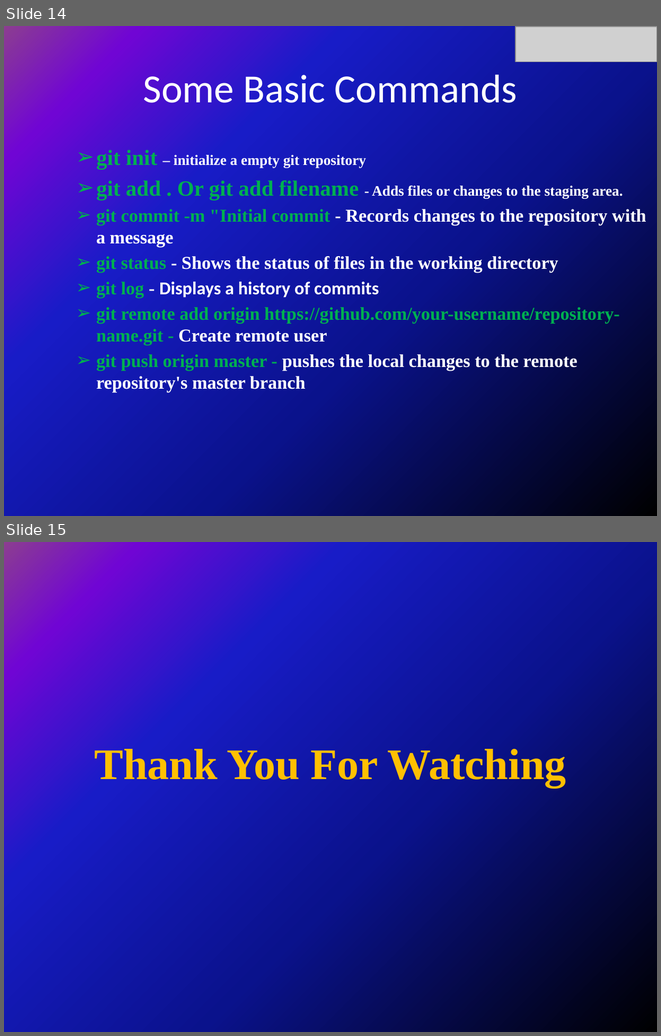
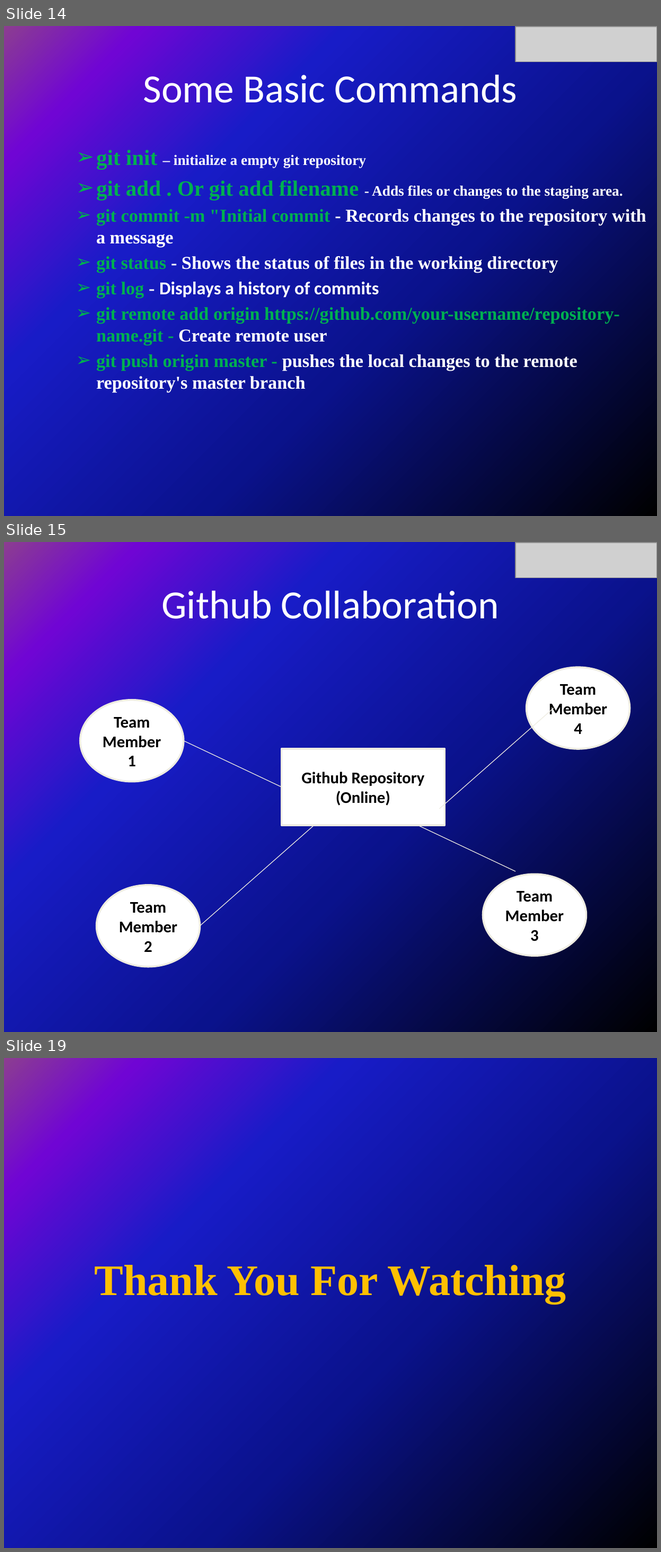
Before and after one commit to Salman13201016/temporary_practice_cv, a slide deck: git_file.pptx. Shown one above the other, each under a label of ours: slides 14 and 15 before the commit, slides 14, 15 and 19 after it; the slides between them are not shown. The pictures are 661x1036 and 661x1552 pixels, drawn with LibreOffice and Linux fonts; fonts in the diff are those of the drawing; grey boxes stand for pictures. Boxes give left, top, right and bottom in pixels: in the first picture for what was removed or moved away, otherwise in the second. Text is boxed around its words. In the diff, an @@ line names an element or a change of style, - is before the commit and + after.

```diff
--- a/git_file.pptx
+++ b/git_file.pptx
@@ slide 15 added at (4,542,657,1032), background gradient #000000 to #0A128C to #181CC7 to #7005D4 to #8C3D91 @@
@@ picture added at (515,543,657,578) @@
@@ title added at (161,590,499,619), 44 pt, text #FFFFFF @@
+Github Collaboration
@@ ellipse added at (527,668,629,749), fill #FFFFFF, outline #EEECE1 2 pt, 18 pt, text #000000, bold @@
+Team Member 4
@@ ellipse added at (80,700,184,782), fill #FFFFFF, outline #EEECE1 2 pt, 18 pt, text #000000, bold @@
+Team Member 1
@@ line added from (440, 809) to (554, 708), #EEECE1 0.75 pt @@
@@ line added from (184, 741) to (282, 787), #EEECE1 0.75 pt @@
@@ rectangle added at (282,749,445,826), fill #FFFFFF, outline #EEECE1 2 pt, 18 pt, text #000000, bold @@
+Github Repository (Online)
@@ line added from (200, 926) to (314, 824), #EEECE1 0.75 pt @@
@@ line added from (417, 824) to (515, 871), #EEECE1 0.75 pt @@
@@ ellipse added at (483,874,586,955), fill #FFFFFF, outline #EEECE1 2 pt, 18 pt, text #000000, bold @@
+Team Member 3
@@ ellipse added at (97,885,200,967), fill #FFFFFF, outline #EEECE1 2 pt, 18 pt, text #000000, bold @@
+Team Member 2
@@ what was slide 15 is now slide 19 @@
```
Also in this commit, not shown: 3 other slides added.
